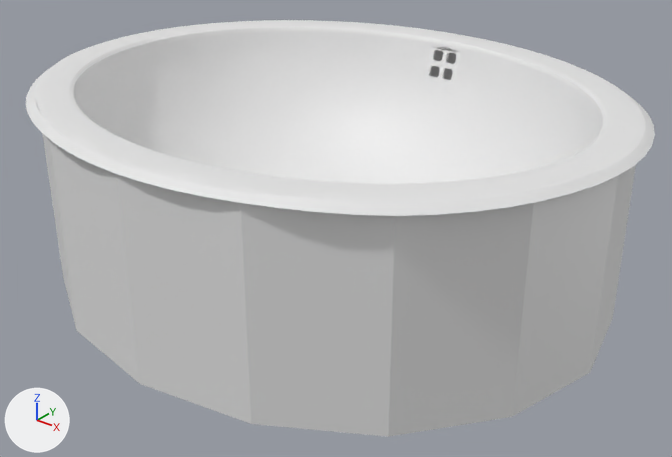
A saved change to the Blender file Bathroom_Sinks/Bachata 2609-MU.blend.
One viewpoint serves both versions: a 50 mm lens placed at (0.702, -0.762, 0.226), pointed at (0.27, -0.222, -0.109). The axes (+X, +Y, +Z) are drawn at lower left. The lights are the same throughout.

Objects in the first picture: 'MESH.Bachata 2609-MU', 'MESH.Bachata 2609-MU.001'.
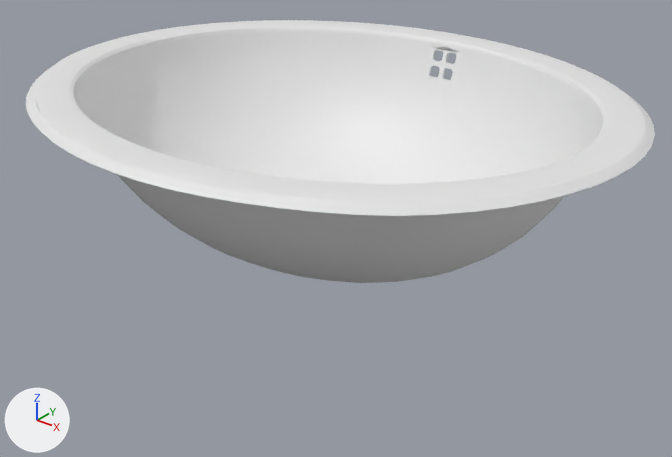
Location of each change, [x1, y1, x2, y2] in pixels of the pictures (672 x 457 px):
'MESH.Bachata 2609-MU.001', hidden: before [42, 50, 636, 437]

The edits, one by one:
Object 'MESH.Bachata 2609-MU.001' (ob_mesh_bachata_2609_mu_001) is now hidden.
